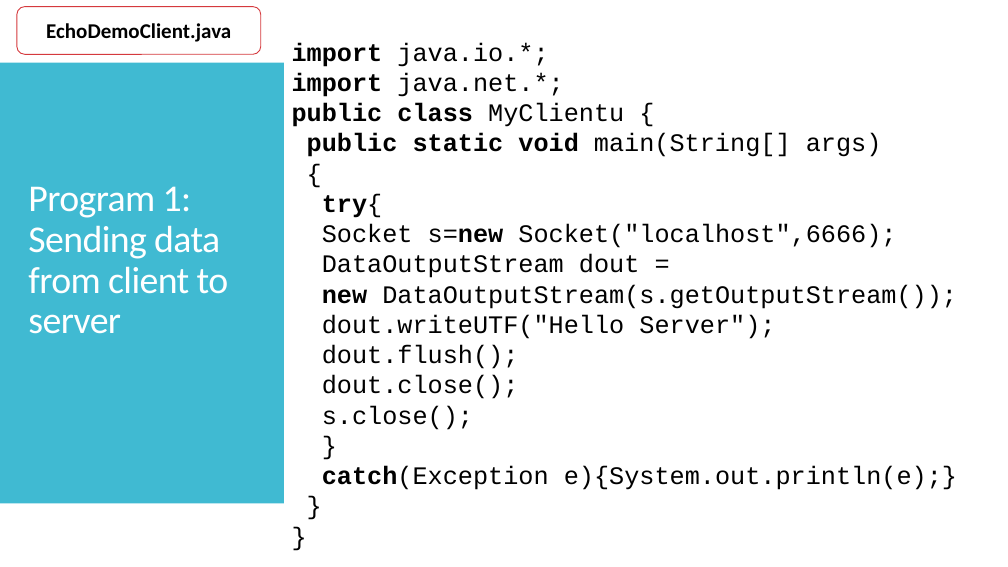
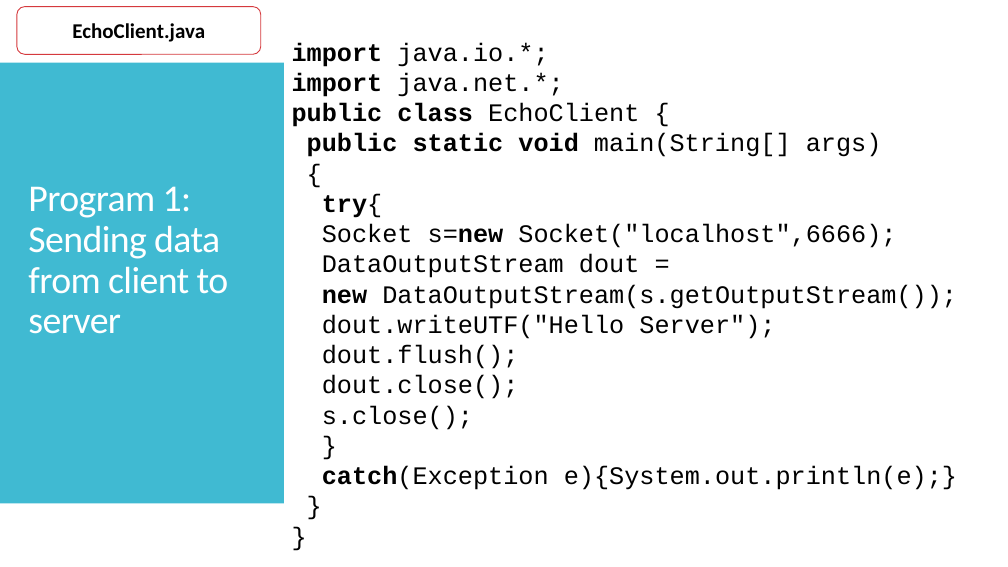
Before and after one commit to jrambasana/AJP2022-code, a slide deck: slide 45 of Slides/AJP - Unit 1 - Java Networking.pptx. Drawn at 1008x567 pixels with LibreOffice and Linux fonts; fonts in the diff are those of the drawing. Boxes give left, top, right and bottom in pixels: in the first picture for what was removed or moved away, otherwise in the second. Text is boxed around its words. In the diff, an @@ line names an element or a change of style, - is before the commit and + after.

Commit message:
AJP-Class-Chp01-Prog01 added and slides updated

```diff
--- a/Slides/AJP - Unit 1 - Java Networking.pptx
+++ b/Slides/AJP - Unit 1 - Java Networking.pptx
@@ text in rounded rectangle at (72, 23, 205, 42): text changed @@
-EchoDemoClient.java
+EchoClient.java
@@ text at (292, 103, 639, 127): text changed @@
-public class MyClientu {
+public class EchoClient {
```
Also in this commit, not shown: 3 other slides changed, 7 other files.
